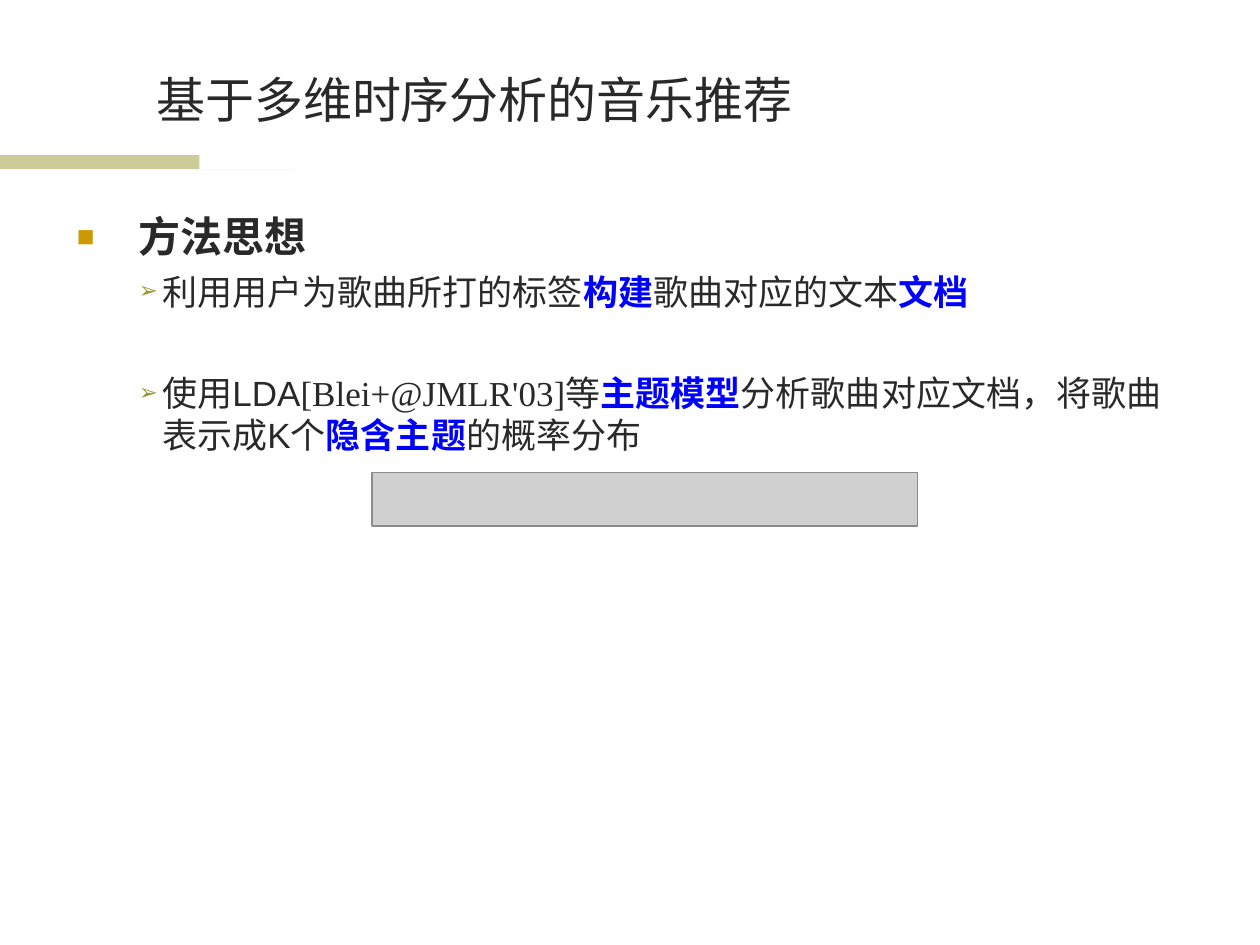
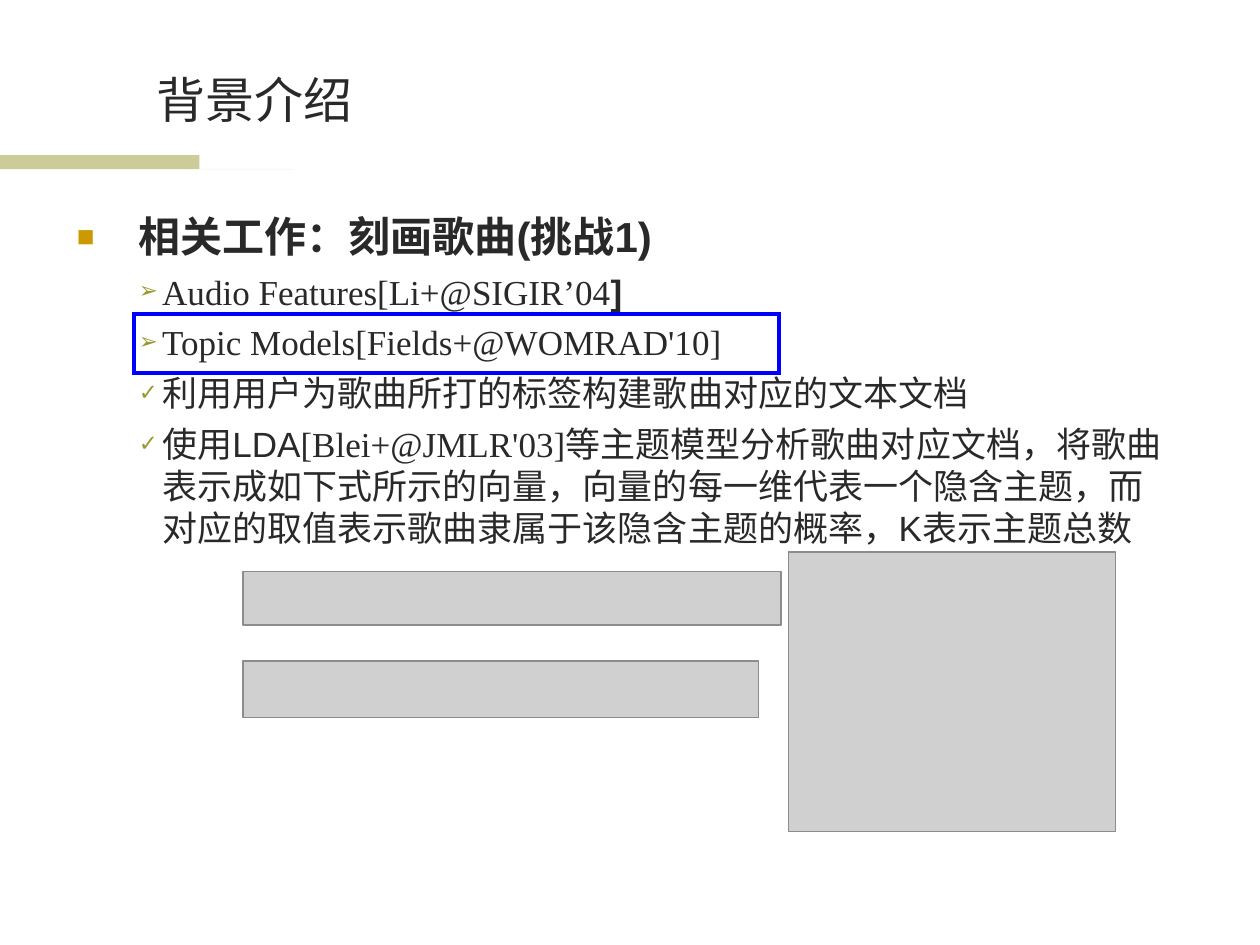
Before and after one commit to wwssttt/NJUThesis, a slide deck: slide 5 of ppt/一种基于时间序列分析的个性化音乐推荐系统及其实现.ppt (slide 7 before the commit). Drawn at 1260x945 pixels with LibreOffice and Linux fonts; fonts in the diff are those of the drawing; grey boxes stand for pictures; background and template pictures are left out. Boxes give left, top, right and bottom in pixels: in the first picture for what was removed or moved away, otherwise in the second. Text is boxed around its words. In the diff, an @@ line names an element or a change of style, - is before the commit and + after.

```diff
--- a/ppt/一种基于时间序列分析的个性化音乐推荐系统及其实现.ppt
+++ b/ppt/一种基于时间序列分析的个性化音乐推荐系统及其实现.ppt
@@ title at [156, 76, 352, 122]: text changed @@
-基于多维时序分析的音乐推荐
+背景介绍
@@ text at [139, 216, 721, 363]: text changed; size 24 to 20 pt; font Arial to Times New Roman; bold off @@
-■ 方法思想
+■ 相关工作：刻画歌曲(挑战1)
+  ➢ Audio Features[Li+@SIGIR’04]
+  ➢ Topic Models[Fields+@WOMRAD'10]
@@ rectangle added at [134, 314, 779, 373], outline #0000FF 2.24 pt @@
@@ text at [162, 371, 968, 409]: text colour #0000FF to #292929, bold off in "利用用户为歌曲所打的标签构建歌曲对应的文本文档"; bullet ➢ to ✓ @@
@@ text at [162, 427, 1161, 545]: text changed @@
-  ➢ 使用LDA[Blei+@JMLR'03]等主题模型分析歌曲对应文档，将歌曲表示成K个隐含主题的概率分布
+  ✓ 使用LDA[Blei+@JMLR'03]等主题模型分析歌曲对应文档，将歌曲表示成如下式所示的向量，向量的每一维代表一个隐含主题，而对应的取值表示歌曲隶属于该隐含主题的概率，K表示主题总数
@@ picture added at [789, 552, 1115, 832] @@
@@ picture: place and size @@
-picture at [372, 472, 917, 525]
+picture at [243, 572, 781, 625]
@@ picture added at [243, 662, 759, 718] @@
```
Also in this commit, not shown: 13 other slides changed, 1 slide added.
